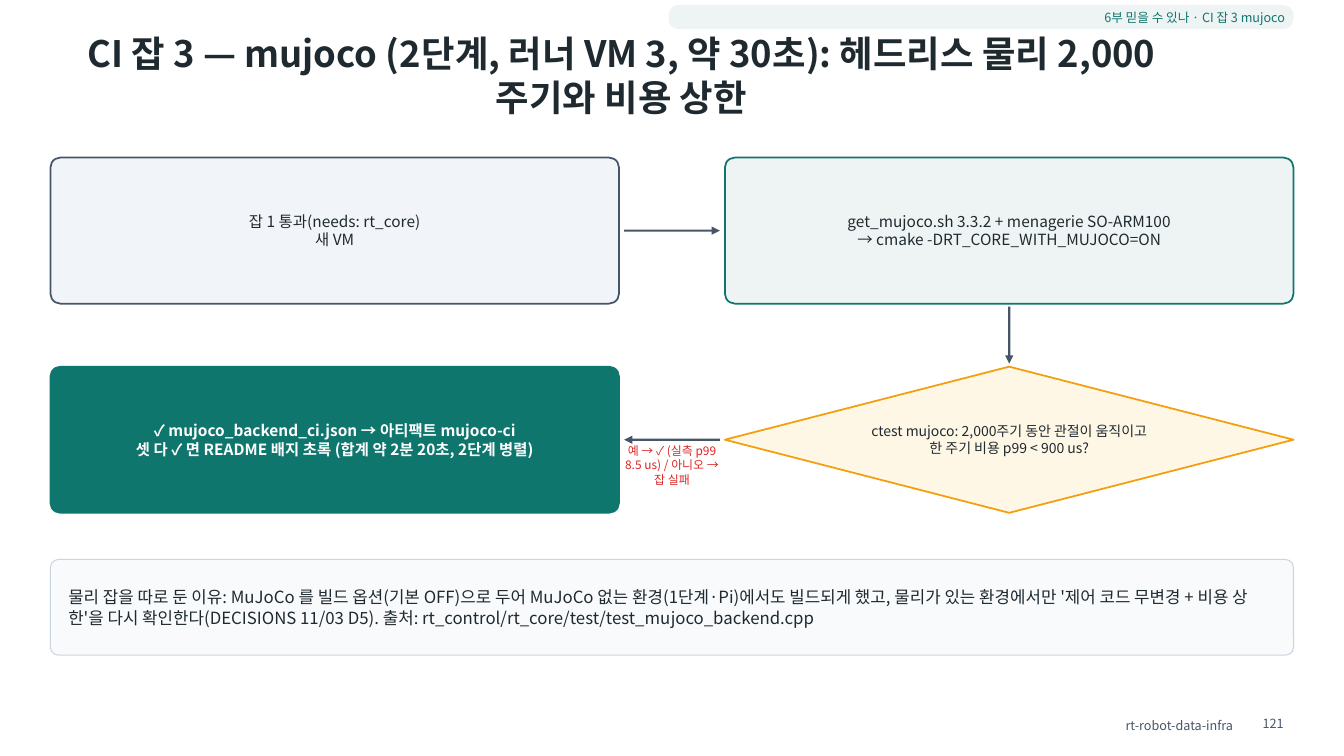
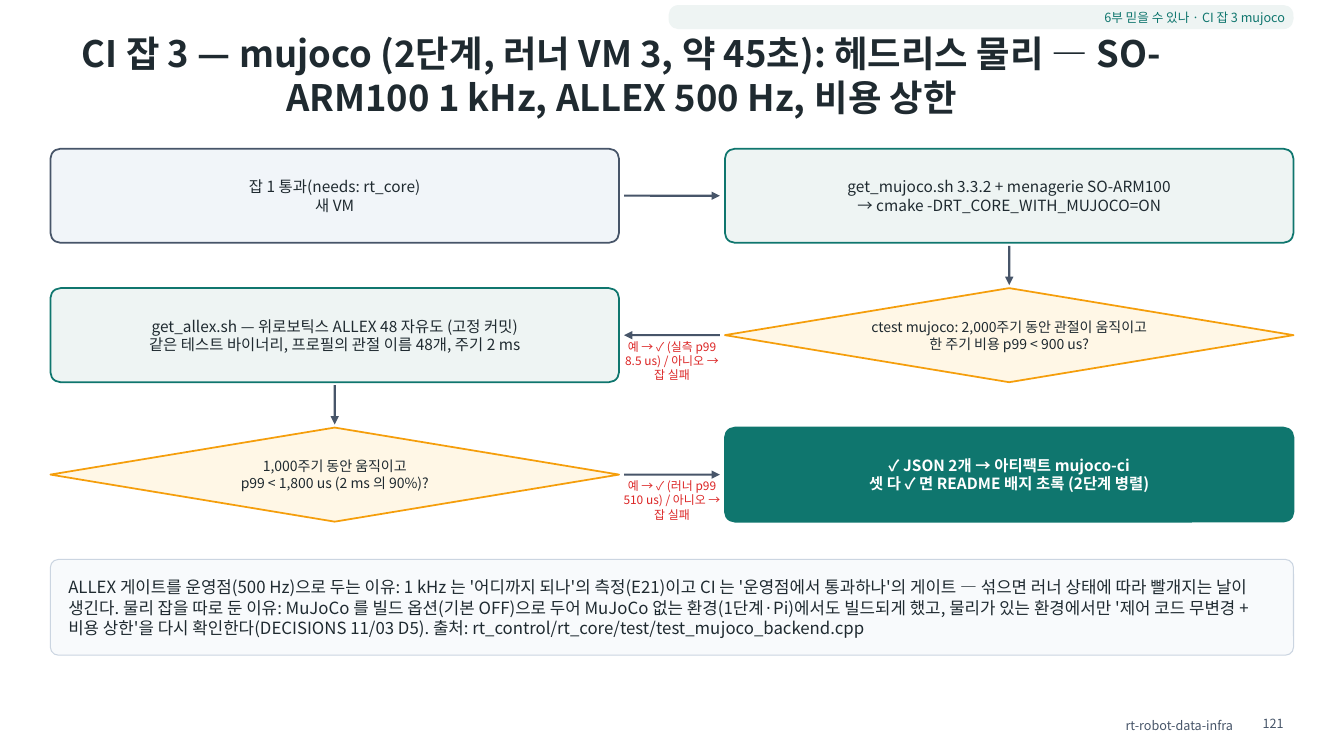
Before and after one commit to ohevance/rt-robot-data-infra, a slide deck: slide 121 of docs/deck/rt-robot-data-infra.pptx. Drawn at 1344x756 pixels with LibreOffice and Linux fonts; fonts in the diff are those of the drawing. Boxes give left, top, right and bottom in pixels: in the first picture for what was removed or moved away, otherwise in the second. Text is boxed around its words. In the diff, an @@ line names an element or a change of style, - is before the commit and + after.

```diff
--- a/docs/deck/rt-robot-data-infra.pptx
+++ b/docs/deck/rt-robot-data-infra.pptx
@@ title at (82, 36, 1161, 119): text changed @@
-CI 잡 3 — mujoco (2단계, 러너 VM 3, 약 30초): 헤드리스 물리 2,000주기와 비용 상한
+CI 잡 3 — mujoco (2단계, 러너 VM 3, 약 45초): 헤드리스 물리 — SO-ARM100 1 kHz, ALLEX 500 Hz, 비용 상한
@@ rounded rectangle "잡 1 통과(needs: rt_core)": place and size @@
-rounded rectangle "잡 1 통과(needs: rt_core)" at (50, 157, 619, 303)
+rounded rectangle "잡 1 통과(needs: rt_core)" at (50, 149, 619, 243)
@@ rounded rectangle "get_mujoco.sh 3.3.2 + menagerie SO-ARM100": place and size @@
-rounded rectangle "get_mujoco.sh 3.3.2 + menagerie SO-ARM100" at (725, 157, 1294, 303)
+rounded rectangle "get_mujoco.sh 3.3.2 + menagerie SO-ARM100" at (725, 149, 1294, 243)
@@ arrow moved from (624, 231) - (720, 231) to (624, 196) - (720, 196) @@
@@ arrow moved from (1009, 307) - (1009, 364) to (1009, 246) - (1009, 285) @@
@@ rounded rectangle added at (50, 288, 619, 382), fill #EEF4F3, outline #0F766E 1.25 pt, 11 pt, text #1F2A30 @@
+get_allex.sh — 위로보틱스 ALLEX 48 자유도 (고정 커밋)
+같은 테스트 바이너리, 프로필의 관절 이름 48개, 주기 2 ms
@@ diamond "ctest mujoco: 2,000주기 동안 관절이 ...": place and size @@
-diamond "ctest mujoco: 2,000주기 동안 관절이 ..." at (725, 367, 1294, 513)
+diamond "ctest mujoco: 2,000주기 동안 관절이 ..." at (725, 288, 1294, 382)
@@ text "예 → ✓ (실측 p99 ...": place and size @@
-text "예 → ✓ (실측 p99 ..." at (625, 443, 717, 485)
+text "예 → ✓ (실측 p99 ..." at (625, 338, 717, 380)
@@ arrow added from (720, 336) to (624, 336), #475569 1.5 pt @@
@@ arrow added from (335, 385) to (335, 424), #475569 1.5 pt @@
@@ diamond added at (50, 427, 619, 521), fill #FFF7E6, outline #F59E0B 1.25 pt, 10 pt, text #1F2A30 @@
+1,000주기 동안 움직이고
+p99 < 1,800 us (2 ms 의 90%)?
@@ proportions changed in 3 elements at (50, 149, 619, 243), (725, 149, 1294, 243), (725, 427, 1294, 521) @@
@@ rounded rectangle "✓ JSON 2개 → 아티팩트 ...": place and size @@
-rounded rectangle "✓ JSON 2개 → 아티팩트 ..." at (50, 367, 619, 513)
+rounded rectangle "✓ JSON 2개 → 아티팩트 ..." at (725, 427, 1294, 521)
@@ arrow moved from (720, 440) - (624, 440) to (624, 475) - (720, 475) @@
@@ text added at (624, 478, 717, 520), 8.5 pt, text #DC2626 @@
+예 → ✓ (러너 p99 510 us) / 아니오 → 잡 실패
@@ text in rounded rectangle at (869, 458, 1149, 492): text changed @@
-✓ mujoco_backend_ci.json → 아티팩트 mujoco-ci
-셋 다 ✓ 면 README 배지 초록 (합계 약 2분 20초, 2단계 병렬)
+✓ JSON 2개 → 아티팩트 mujoco-ci
+셋 다 ✓ 면 README 배지 초록 (2단계 병렬)
@@ text at (68, 579, 1247, 638): text changed @@
-물리 잡을 따로 둔 이유: MuJoCo 를 빌드 옵션(기본 OFF)으로 두어 MuJoCo 없는 환경(1단계·Pi)에서도 빌드되게 했고, 물리가 있는 환경에서만 '제어 코드 무변경 + 비용 상한'을 다시 확인한다(DECISIONS 11/03 D5). 출처: rt_control/rt_core/test/test_mujoco_backend.cpp
+ALLEX 게이트를 운영점(500 Hz)으로 두는 이유: 1 kHz 는 '어디까지 되나'의 측정(E21)이고 CI 는 '운영점에서 통과하나'의 게이트 — 섞으면 러너 상태에 따라 빨개지는 날이 생긴다. 물리 잡을 따로 둔 이유: MuJoCo 를 빌드 옵션(기본 OFF)으로 두어 MuJoCo 없는 환경(1단계·Pi)에서도 빌드되게 했고, 물리가 있는 환경에서만 '제어 코드 무변경 + 비용 상한'을 다시 확인한다(DECISIONS 11/03 D5). 출처: rt_control/rt_core/test/test_mujoco_backend.cpp
```
Also in this commit, not shown: 10 other slides changed, 1 slide added, 43 other files.
